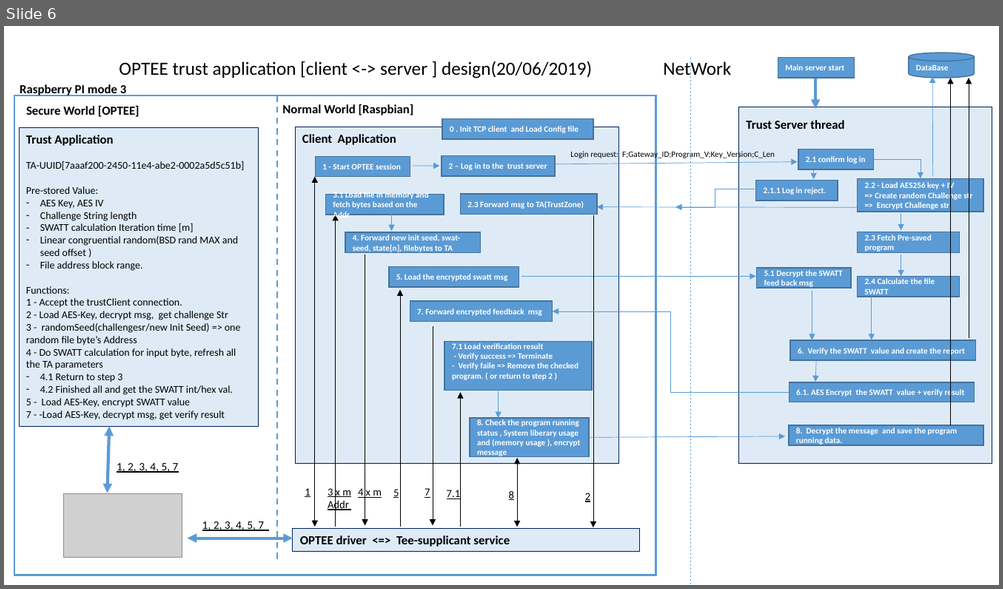
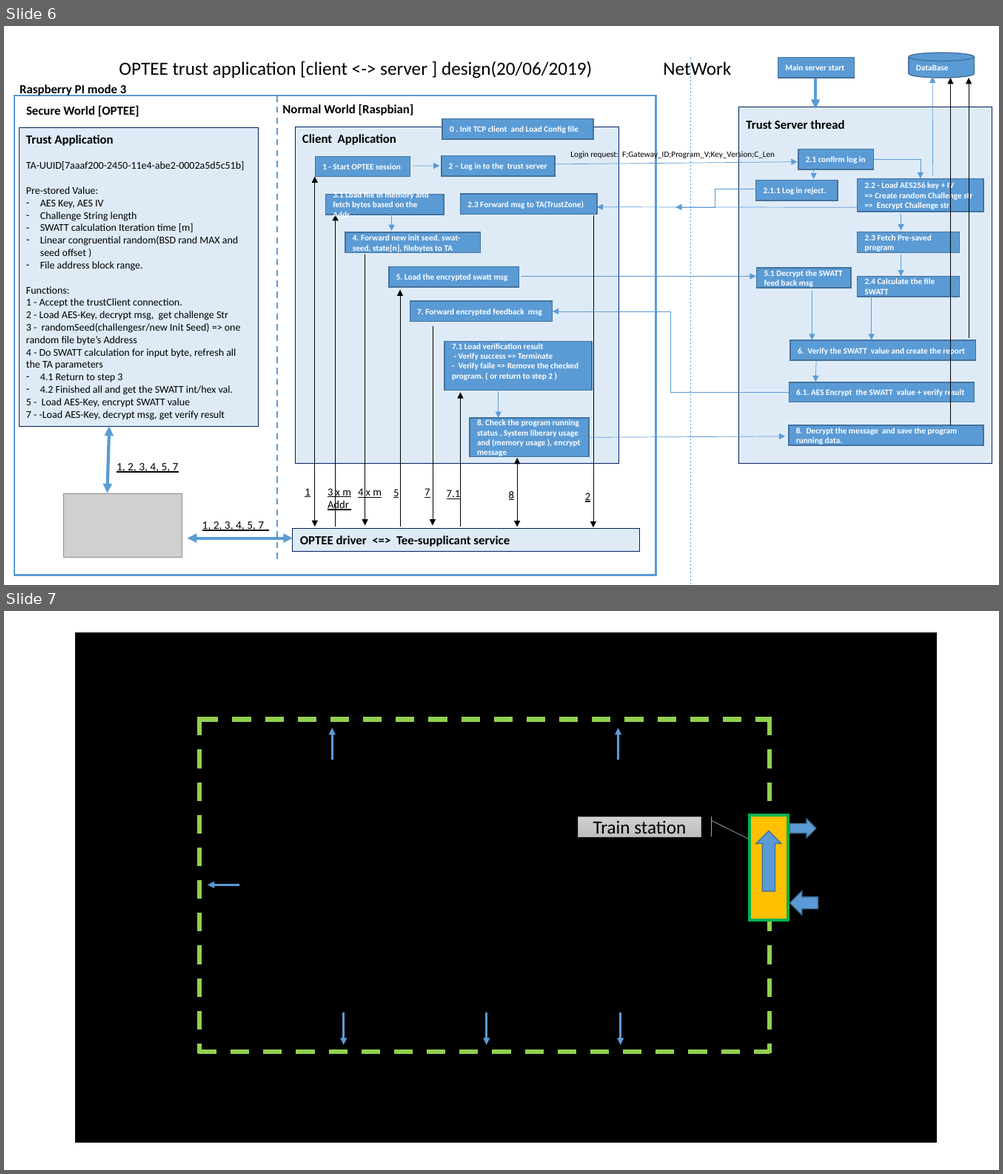
Before and after one commit to LiuYuancheng/Xandar_Sensor_IOT, a slide deck: doc/firmwaresignWF.pptx. Shown one above the other, each under a label of ours: slide 6 before the commit, slides 6 and 7 after it. The pictures are 1003x589 and 1003x1174 pixels, drawn with LibreOffice and Linux fonts; fonts in the diff are those of the drawing; grey boxes stand for pictures. Boxes give left, top, right and bottom in pixels: in the first picture for what was removed or moved away, otherwise in the second. Text is boxed around its words. In the diff, an @@ line names an element or a change of style, - is before the commit and + after.

Commit message:
Add the railway contorl background

```diff
--- a/doc/firmwaresignWF.pptx
+++ b/doc/firmwaresignWF.pptx
@@ slide 7 added at (4,611,999,1170), background #FFFFFF @@
@@ rectangle added at (76,632,936,1142), fill #000000, outline #000000 1 pt @@
@@ line added from (199, 719) to (771, 719), #92D050 4.5 pt dashed @@
@@ line added from (199, 717) to (199, 1054), #92D050 4.5 pt dashed @@
@@ line added from (769, 717) to (769, 1054), #92D050 4.5 pt dashed @@
@@ arrow added from (333, 760) to (333, 728), #5B9BD5 2.25 pt @@
@@ arrow added from (618, 760) to (618, 728), #5B9BD5 2.25 pt @@
@@ accent border callout added at (578,817,701,836), fill gradient #D2D2D2 to #C8C8C8 to #C0C0C0, outline #A5A5A5 0.5 pt, 18 pt, text #000000 @@
+Train station
@@ rectangle added at (749,815,788,920), fill #FFC000, outline #00B050 3 pt @@
@@ right arrow added at (756,832,781,892), fill #5B9BD5, outline #43739E 1 pt @@
@@ right arrow added at (790,819,816,838), fill #5B9BD5, outline #43739E 1 pt @@
@@ arrow added from (239, 885) to (208, 885), #5B9BD5 2.25 pt @@
@@ right arrow added at (790,891,817,914), fill #5B9BD5, outline #43739E 1 pt @@
@@ arrow added from (344, 1013) to (344, 1045), #5B9BD5 2.25 pt @@
@@ arrow added from (486, 1013) to (486, 1045), #5B9BD5 2.25 pt @@
@@ arrow added from (620, 1013) to (620, 1045), #5B9BD5 2.25 pt @@
@@ line added from (198, 1052) to (769, 1052), #92D050 4.5 pt dashed @@
```
